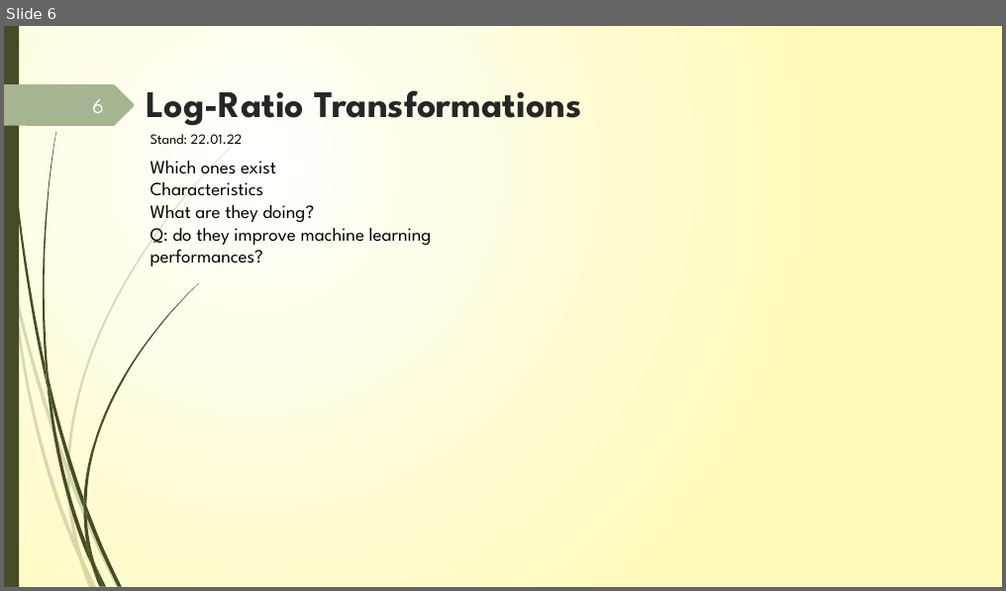
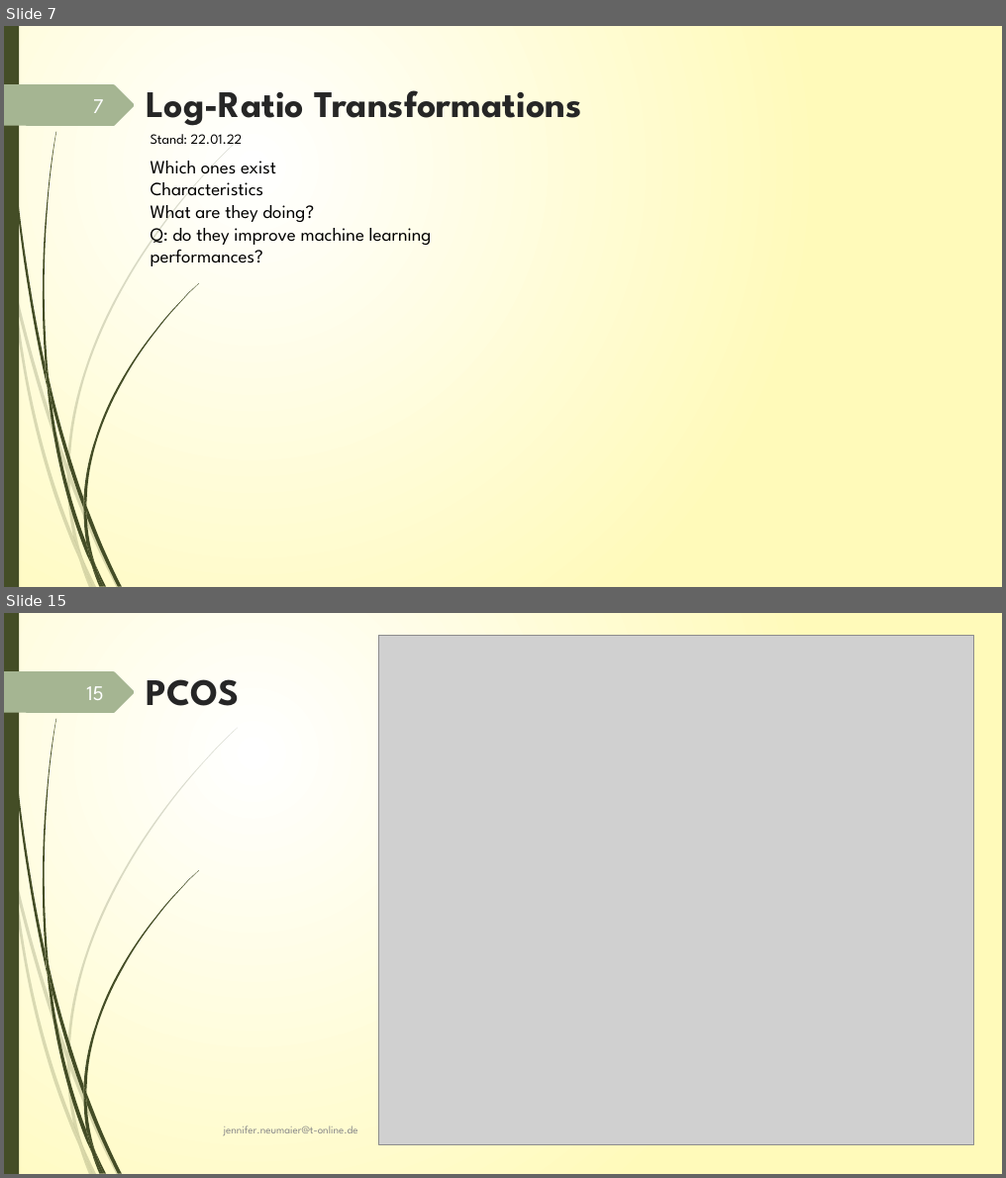
Before and after one commit to JenniferNeumaier/ml_coda, a slide deck: doc/Project_structure_notes.pptx. Shown one above the other, each under a label of ours: slide 6 before the commit, slides 7 and 15 after it; the slides between them are not shown. The pictures are 1006x591 and 1006x1178 pixels, drawn with LibreOffice and Linux fonts; fonts in the diff are those of the drawing; grey boxes stand for pictures. Boxes give left, top, right and bottom in pixels: in the first picture for what was removed or moved away, otherwise in the second. Text is boxed around its words. In the diff, an @@ line names an element or a change of style, - is before the commit and + after.

```diff
--- a/doc/Project_structure_notes.pptx
+++ b/doc/Project_structure_notes.pptx
@@ slide 15 added at (x1=4, y1=613, x2=1002, y2=1174), background gradient #FFFFFF to #FFFABB; not listed: 24 template elements that a slide beside it also shows @@
@@ picture added at (x1=379, y1=636, x2=974, y2=1146) @@
@@ page number added at (x1=86, y1=686, x2=103, y2=700), 20 pt, text #FEFFFF @@
+15
@@ title added at (x1=146, y1=679, x2=239, y2=706), 36 pt, text #262626, bold @@
+PCOS
@@ text added at (x1=224, y1=1126, x2=358, y2=1136), 10.5 pt, text #8C8C8C @@
+jennifer.neumaier@t-online.de
@@ what was slide 6 is now slide 7 @@
@@ page number at (x1=93, y1=99, x2=104, y2=113): text changed @@
-6
+7
```
Also in this commit, not shown: 15 slides changed, 12 other slides added, 6 other files.
